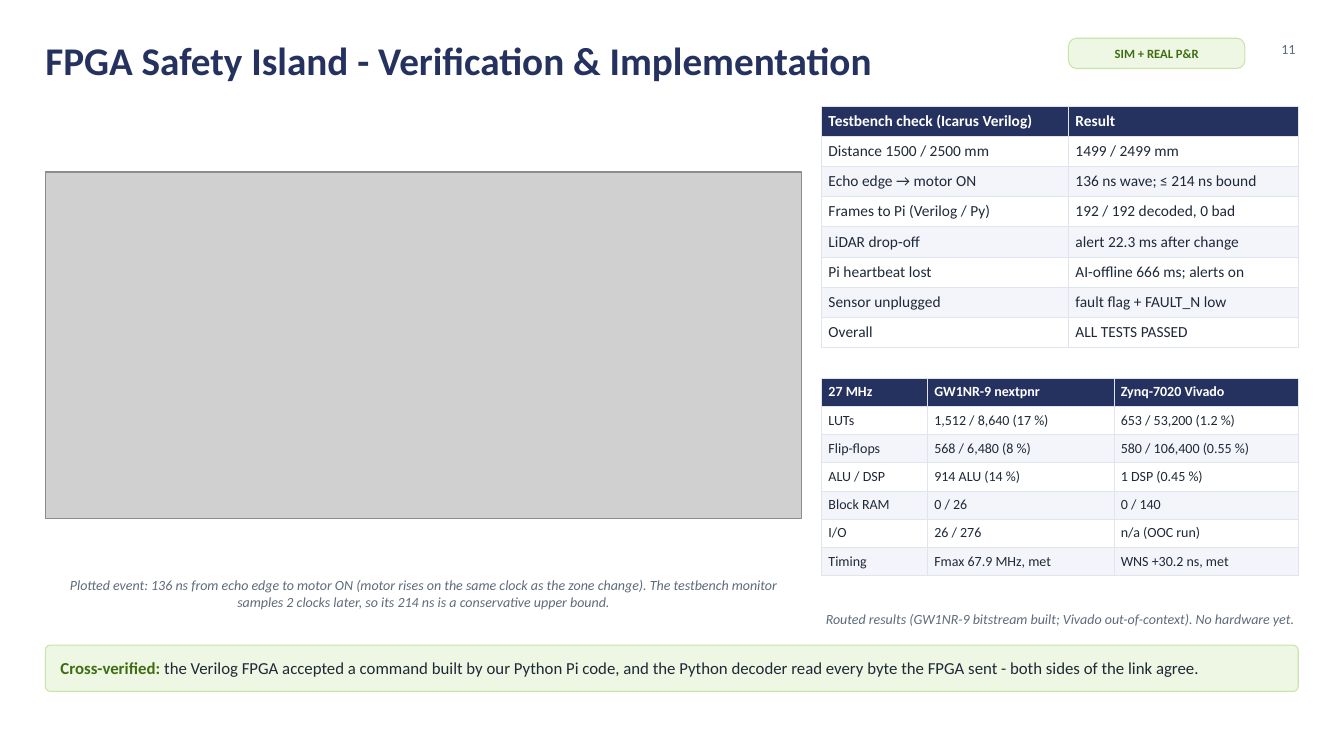
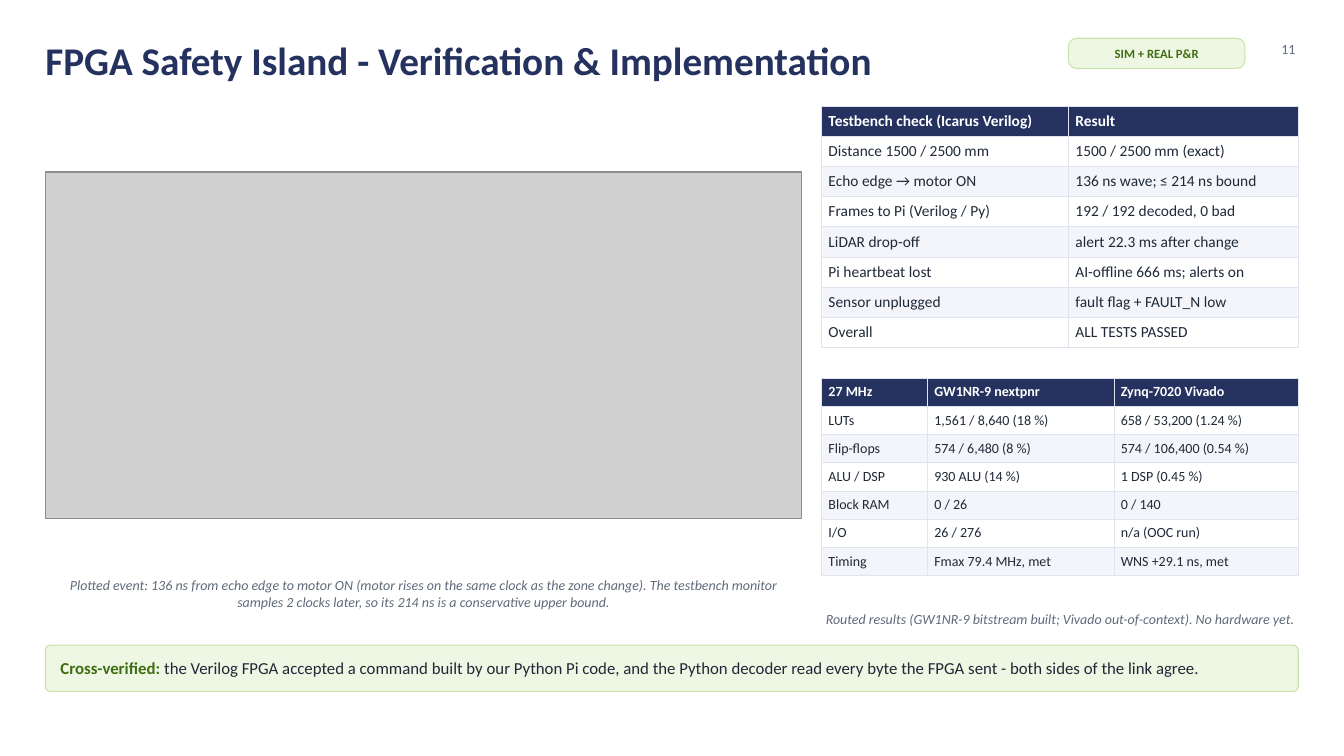
Before and after one commit to silentaf/viswa_id1, a slide deck: slide 11 of ppt/VisionAid_Stage2_Design_Deck.pptx. Drawn at 1344x756 pixels with LibreOffice and Linux fonts; fonts in the diff are those of the drawing; grey boxes stand for pictures; background and template pictures are left out. Boxes give left, top, right and bottom in pixels: in the first picture for what was removed or moved away, otherwise in the second. Text is boxed around its words. In the diff, an @@ line names an element or a change of style, - is before the commit and + after.

```diff
--- a/ppt/VisionAid_Stage2_Design_Deck.pptx
+++ b/ppt/VisionAid_Stage2_Design_Deck.pptx
@@ table at <box>822,106,1299,341</box> @@
-row 2, column 2: 1499 / 2499 mm
+row 2, column 2: 1500 / 2500 mm (exact)
@@ table at <box>822,378,1299,573</box> @@
-row 2, column 2: 1,512 / 8,640 (17 %)
+row 2, column 2: 1,561 / 8,640 (18 %)
-row 2, column 3: 653 / 53,200 (1.2 %)
+row 2, column 3: 658 / 53,200 (1.24 %)
-row 3, column 2: 568 / 6,480 (8 %)
+row 3, column 2: 574 / 6,480 (8 %)
-row 3, column 3: 580 / 106,400 (0.55 %)
+row 3, column 3: 574 / 106,400 (0.54 %)
-row 4, column 2: 914 ALU (14 %)
+row 4, column 2: 930 ALU (14 %)
-row 7, column 2: Fmax 67.9 MHz, met
+row 7, column 2: Fmax 79.4 MHz, met
-row 7, column 3: WNS +30.2 ns, met
+row 7, column 3: WNS +29.1 ns, met
```
Also in this commit, not shown: 8 other slides changed, 44 other files.
